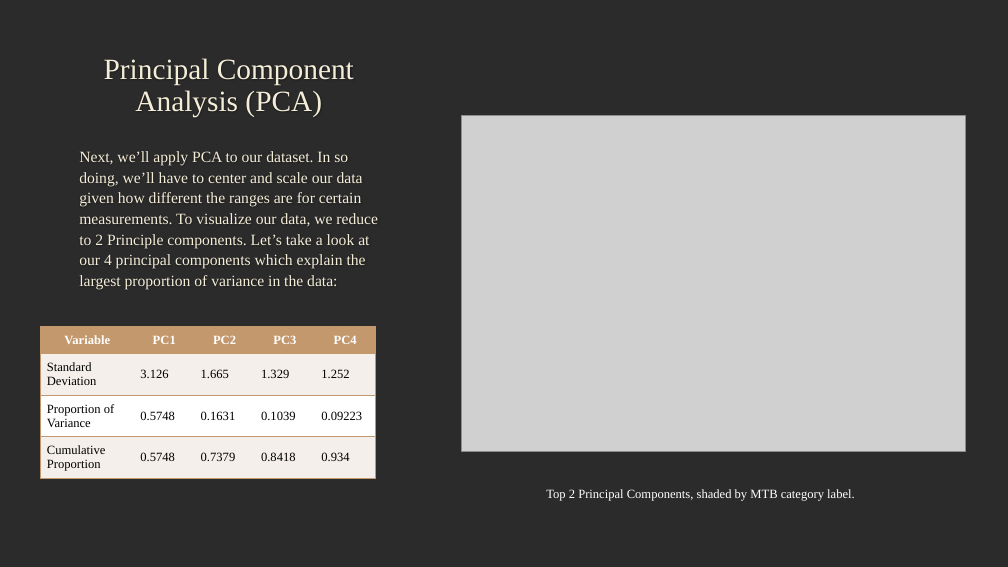
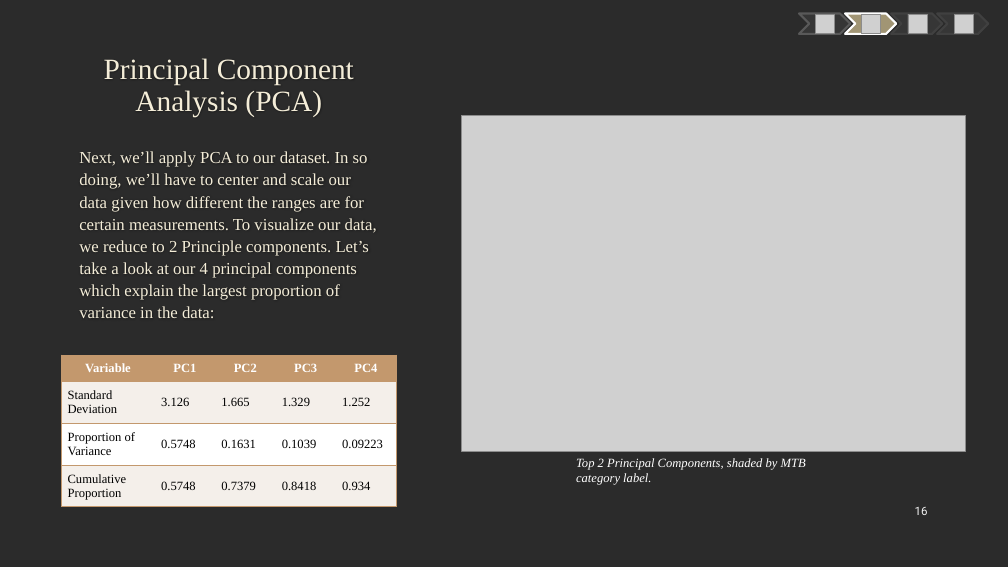
Before and after one commit to mczerwin/MTB-Categorization-Analysis, a slide deck: slide 16 of Reports/MTB Data Analysis Presentation.pptx (slide 14 before the commit). Drawn at 1008x567 pixels with LibreOffice and Linux fonts; fonts in the diff are those of the drawing; grey boxes stand for pictures; background and template pictures are left out; a plain dark background stands for a picture behind light text. Boxes give left, top, right and bottom in pixels: in the first picture for what was removed or moved away, otherwise in the second. Text is boxed around its words. In the diff, an @@ line names an element or a change of style, - is before the commit and + after.

```diff
--- a/Reports/MTB Data Analysis Presentation.pptx
+++ b/Reports/MTB Data Analysis Presentation.pptx
@@ freeform shape added at box(799, 14, 851, 34), fill #363636, outline #595959 2 pt @@
@@ picture added at box(815, 14, 834, 33) @@
@@ freeform shape added at box(845, 14, 897, 34), fill #A19574, outline #FFFFFF 2 pt @@
@@ picture added at box(862, 14, 881, 33) @@
@@ freeform shape added at box(892, 14, 943, 34), fill #363636, outline #404040 2 pt @@
@@ picture added at box(908, 14, 927, 33) @@
@@ freeform shape added at box(938, 14, 989, 34), fill #363636, outline #404040 2 pt @@
@@ picture added at box(954, 14, 973, 33) @@
@@ text "Next, we’ll apply PCA to ..." at box(79, 151, 377, 318): size 14.9 to 16 pt @@
@@ table: place and size @@
-table at box(41, 327, 377, 477)
+table at box(61, 355, 397, 512)
@@ text "Top 2 Principal Components, shaded ...": place and size @@
-text "Top 2 Principal Components, shaded ..." at box(546, 489, 855, 501)
+text "Top 2 Principal Components, shaded ..." at box(576, 458, 806, 485)
@@ text "Top 2 Principal Components, shaded ..." at box(576, 458, 806, 485): italic on @@
@@ page number added at box(915, 507, 928, 515), 11 pt, text #F2F2F2 @@
+16
```
Also in this commit, not shown: 17 other slides changed, 5 slides added, 1 slide removed.
